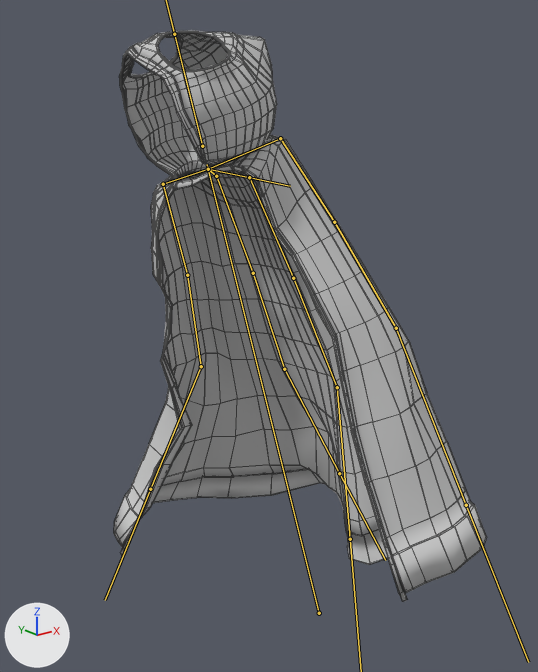
What one commit did to the FBX model Assets/Meshes/spirit_coat.fbx.
The view is the same before and after, from a camera (50 mm lens) standing at (-12.83, -16.73, 17.51) and looking at (-0.13, -0.85, 11.15). Every picture has the same lights, and +X, +Y and +Z are marked at lower left. Both versions are drawn at frame 16 of the action 'Attack'; the numbers are the values there. The bones that bend it are drawn over the model as lines. Mesh edges are drawn as thin lines.

The first picture shows 'Coat.001'.
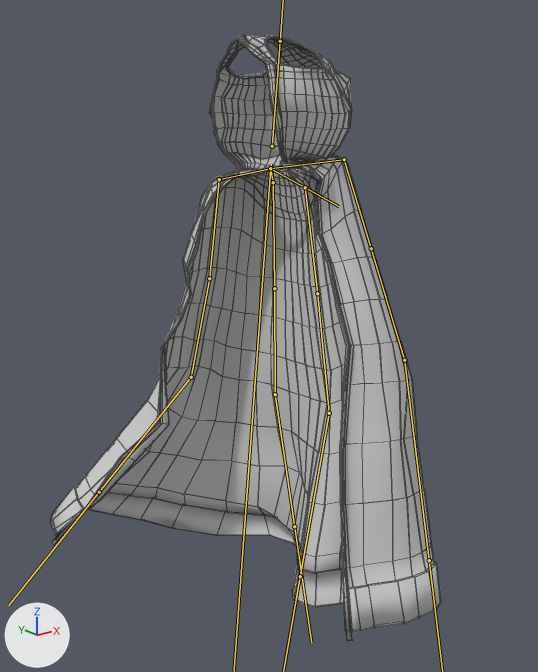
Location of each change, (x1, y1, x2, y2) in pixels of the pictures (538 x 672 px):
'Coat.001', posed (6% taller)
    before: (114, 30, 487, 602)
    after: (50, 34, 441, 642)

Patch to the scene script:
```diff
--- a/Assets/Meshes/spirit_coat.fbx.py
+++ b/Assets/Meshes/spirit_coat.fbx.py
@@ bone_rig_object @@
 bone_rig_object = bpy.data.objects['ArmatureCoat']  # the whole rig 'ArmatureCoat'
-bone_rig_object.location = (2.89, 0.03, -0.28)
-bone_rig_object.rotation_euler = (0.0, -0.262, 0.0)  # degrees (0, -15, 0)
+bone_rig_object.location = (-0.99, 0.04, -0.9)
+bone_rig_object.rotation_euler = (0.0, 0.105, 0.0)  # degrees (0, 6, 0)
```
